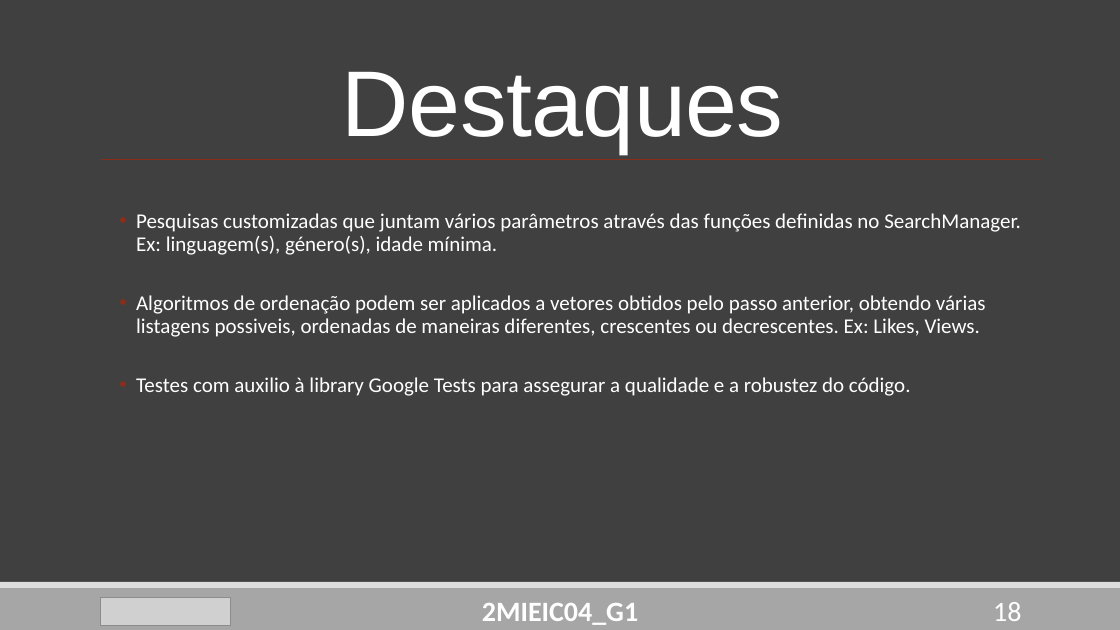
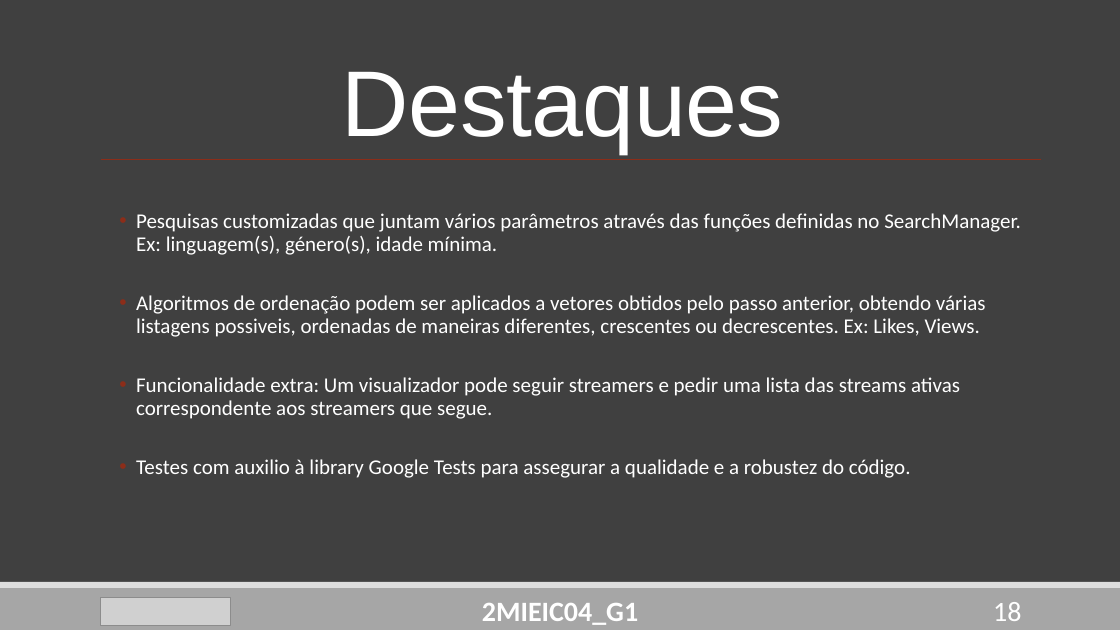
Before and after one commit to DoStini/FEUP-AEDA-proj, a slide deck: slide 18 of StreamZ_Apresentation4.pptx. Drawn at 1120x630 pixels with LibreOffice and Linux fonts; fonts in the diff are those of the drawing; grey boxes stand for pictures. Boxes give left, top, right and bottom in pixels: in the first picture for what was removed or moved away, otherwise in the second. Text is boxed around its words. In the diff, an @@ line names an element or a change of style, - is before the commit and + after.

```diff
--- a/StreamZ_Apresentation4.pptx
+++ b/StreamZ_Apresentation4.pptx
@@ text at (136,377,960,419): paragraph added @@
+  • Funcionalidade extra: Um visualizador pode seguir streamers e pedir uma lista das streams ativas correspondente aos streamers que segue.
```
Also in this commit, not shown: 2 other slides changed, 2 slides added.
